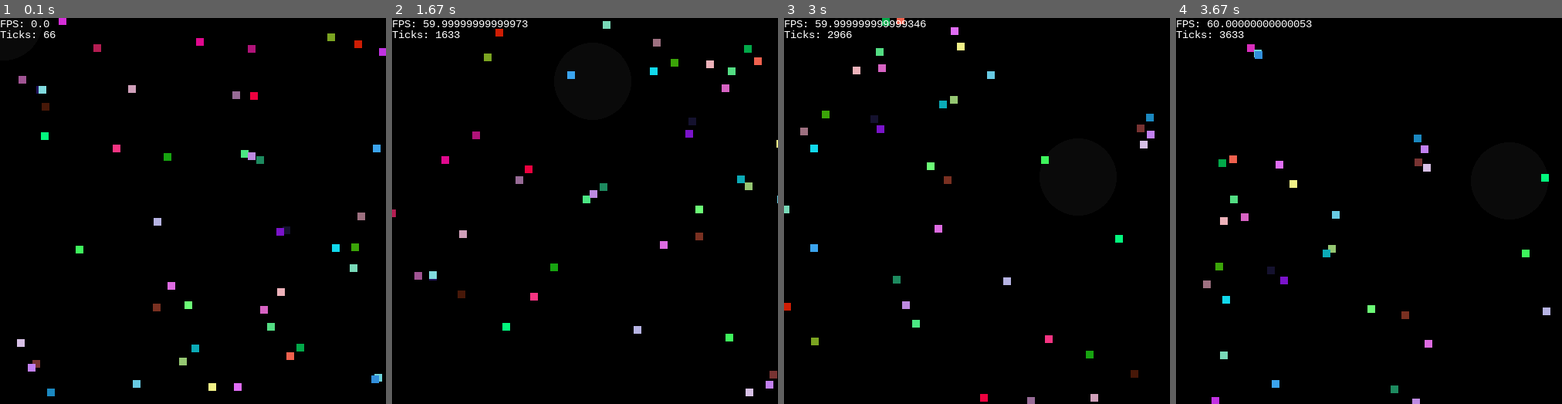
Above: before the commit, frames 1-4 (left to right).
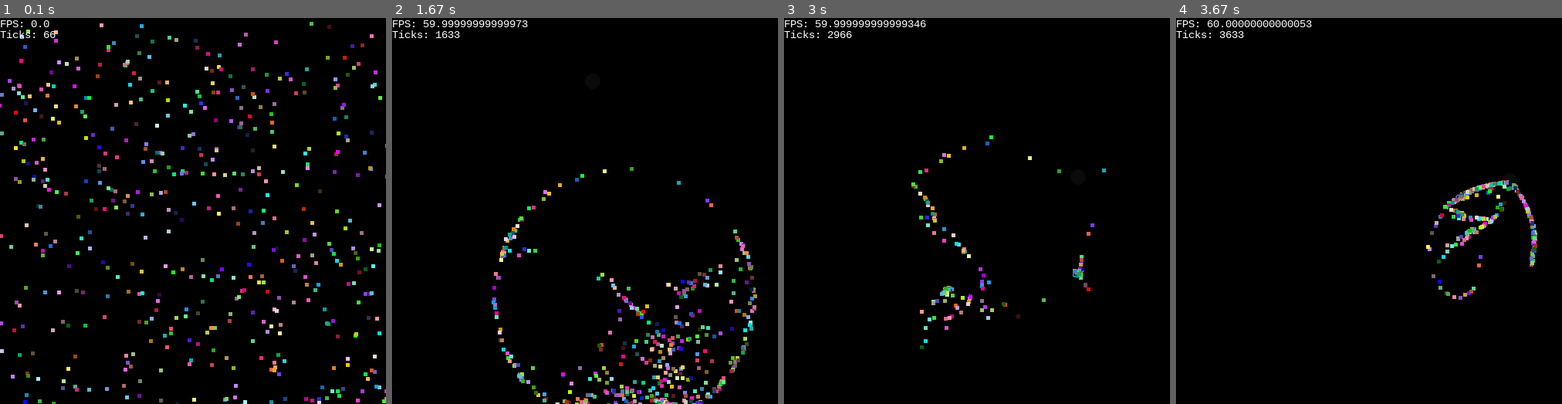
Above: after the commit, the same moments.

Repository: DeaSTL/pygame-OO
Game: pygame game, started from main.py
Two runs of this game, one before a commit and one after it. Both use one fixed random seed, a clock stepped at 60 frames per second and the inputs below.
Inputs (mouse positions are in pixels of both pictures, inside the frame that each line leads up to):
- Up to frame 1 (0.1 s): no input
- Up to frame 2 (1.67 s): click (585, 211) at 0.38 s; click (623, 295) at 0.72 s; click (642, 75) at 1.08 s; click (592, 79) at 1.58 s
- Up to frame 3 (3 s): click (980, 253) at 1.92 s; click (1077, 272) at 2.42 s; click (1077, 176) at 2.98 s
- Up to frame 4 (3.67 s): click (1507, 180) at 3.32 s

The runs differ from the first frame. In frame 1, 6.4% of the frame differs, in the area x 0-100%, y 0-100%; in frame 2, 4.8%; in frame 3, 2.4%; in frame 4, 2.5%.

Commit message:
added better mouse attaction

Diff:
--- a/particleMechanics.py
+++ b/particleMechanics.py
@@ -5,7 +5,7 @@
 particle_array = []
 class mechanics(object):
 	def createParticles(self):
-		for i in range(1,50):
+		for i in range(1,500):
 			global particle_array
 			rand_pos = (random.randrange(0,self.getWindowWidth()),
 				random.randrange(0,self.getWindowHeight()))
@@ -18,7 +18,7 @@
 	def drawParticles(self):
 		global particle_array
 		for pos in particle_array:
-			self.pygame.draw.rect(self.display,pos.color,(pos.getPosition()[0],pos.getPosition()[1],10,10),0)
+			self.pygame.draw.rect(self.display,pos.color,(pos.getPosition()[0],pos.getPosition()[1],5,5),0)
 	def applyForce(self):
 		global particle_array
 		for part in particle_array:
@@ -39,18 +39,18 @@
 			if part.getPositionY() < 0:
 				part.setSpeed(-part.getSpeed())
 				part.setAngle(part.getAngle()+90)
-			if ma.distance(part.getPositionX(),part.getPositionY(),mouse_pos[0],mouse_pos[1]) < 50:
+			if ma.distance(part.getPositionX(),part.getPositionY(),mouse_pos[0],mouse_pos[1]) < 10:
 				part.setSpeed(0)
 				self.pullToPoint(mouse_pos[0],mouse_pos[1])
 			elif not ma.distance(part.getPositionX(),part.getPositionY(),mouse_pos[0],mouse_pos[1]) < 50:
 				part.setSpeed(5)
 
-			self.pullToPoint(mouse_pos[0],mouse_pos[1])
+
 	def pullToPoint(self,x,y):
 		for part in particle_array:
-			part.setAngle(-math.degrees(math.atan2(part.getPositionX()-x,part.getPositionY()-y)))
+			part.setAngle(-math.degrees(math.atan2(part.getPositionX()-x,part.getPositionY()-y))-90)
 	def moveToPoint(self,x,y):
 		for part in particle_array:
 			part.setPosition((x,y))
 	def drawMouseRange(self):
-		self.pygame.draw.circle(self.display,(10,10,10),self.pygame.mouse.get_pos(),50,0)
+		self.pygame.draw.circle(self.display,(10,10,10),self.pygame.mouse.get_pos(),10,0)
Not shown, changed: particleMechanics.pyc
